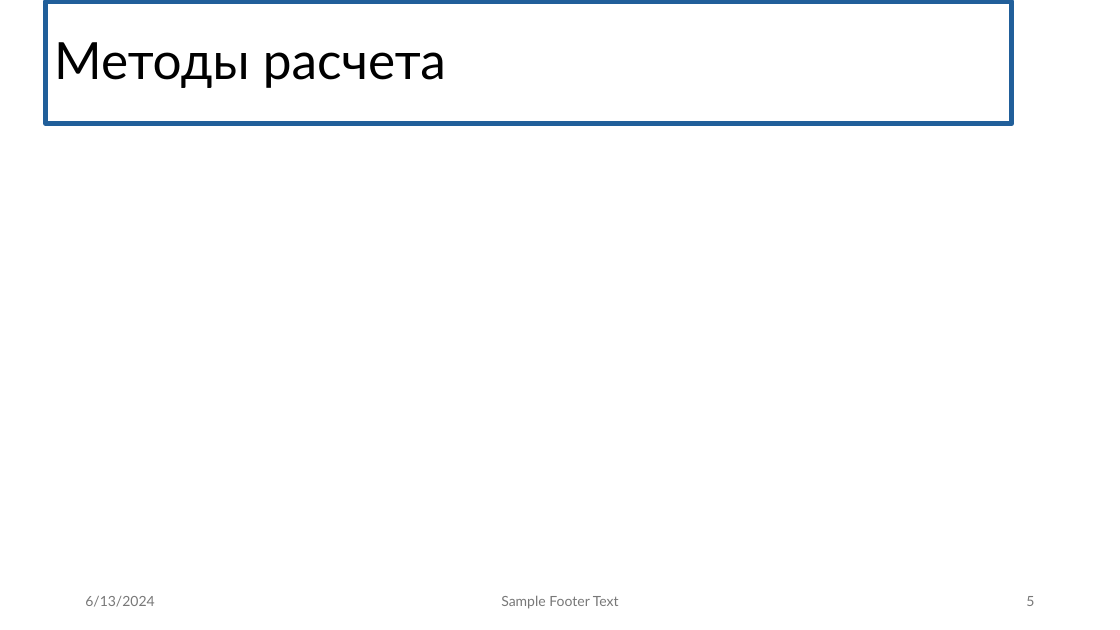
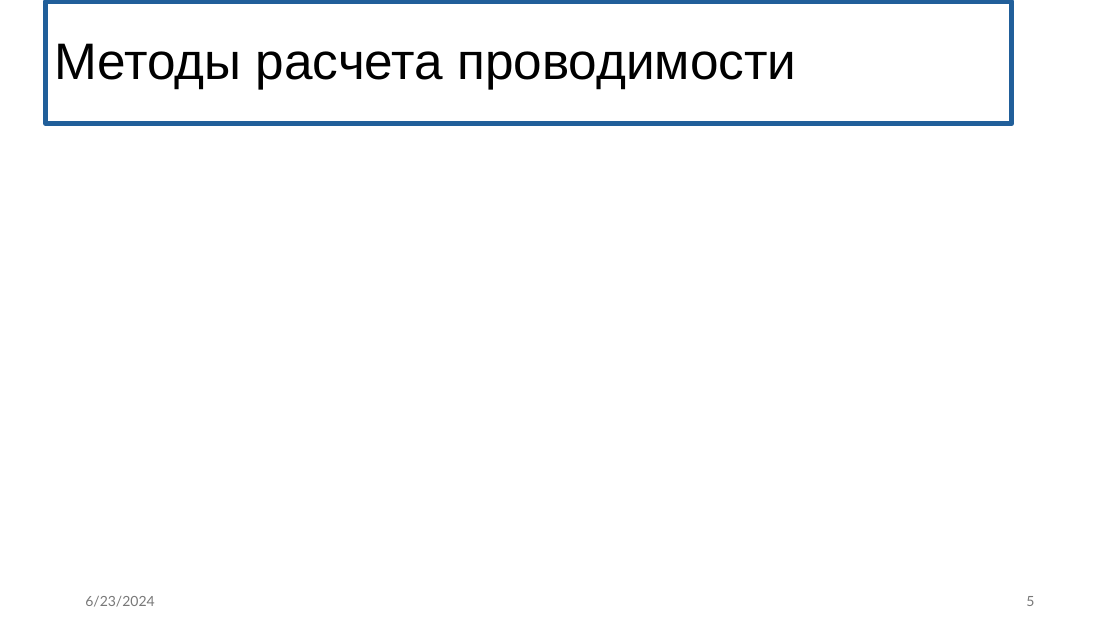
Before and after one commit to eprush/MethodOfAngularCoefficients, a slide deck: slide 5 of Media/bac_diploma.pptx. Drawn at 1120x630 pixels with LibreOffice and Linux fonts; fonts in the diff are those of the drawing; grey boxes stand for pictures. Boxes give left, top, right and bottom in pixels: in the first picture for what was removed or moved away, otherwise in the second. Text is boxed around its words. In the diff, an @@ line names an element or a change of style, - is before the commit and + after.

```diff
--- a/Media/bac_diploma.pptx
+++ b/Media/bac_diploma.pptx
@@ title at <box>54,43,796,89</box>: text changed; font Lato to Arial @@
-Методы расчета
+Методы расчета проводимости
@@ text at <box>85,596,154,607</box>: text changed @@
-6/13/2024
+6/23/2024
@@ text removed at <box>501,596,619,609</box> @@
-Sample Footer Text
```
Also in this commit, not shown: 16 other slides changed, 1 slide added, 2 other files.
